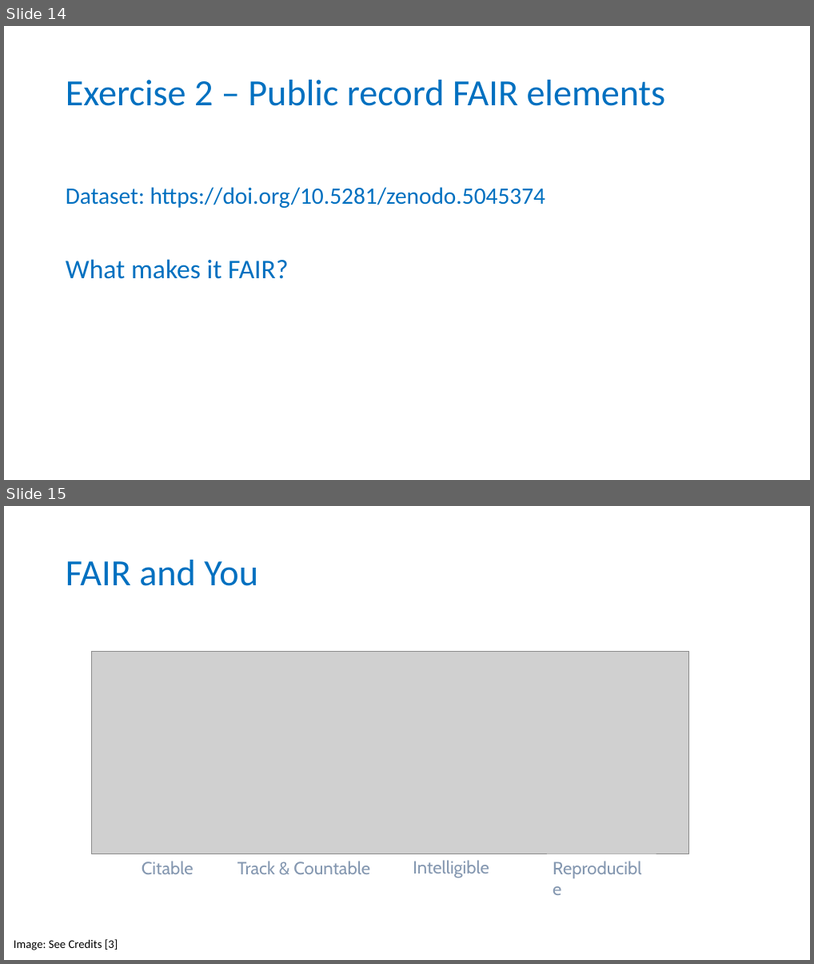
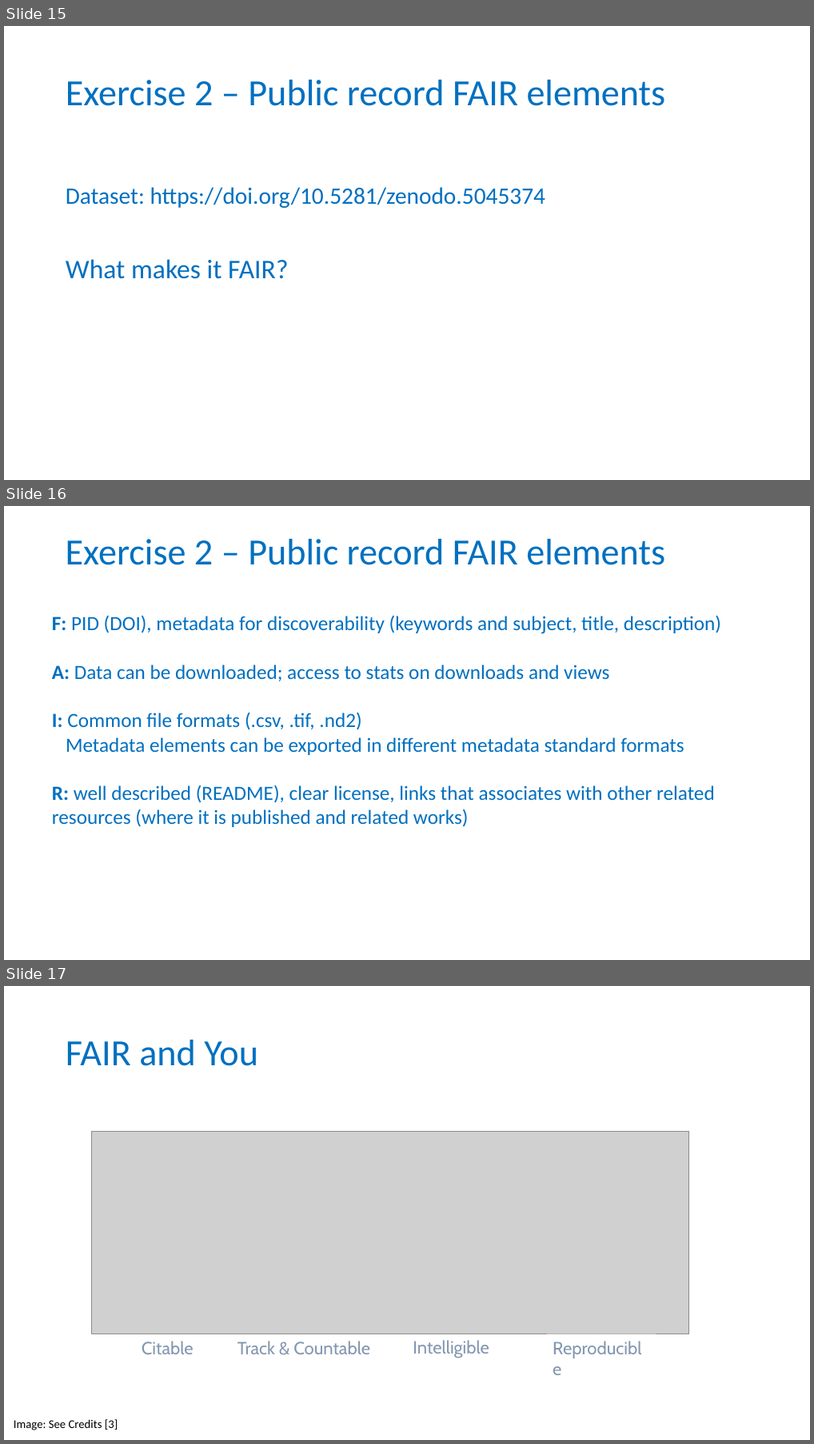
Before and after one commit to tobyhodges/probable-enigma, a slide deck: instructors/02-Being_FAIR.pptx. Shown one above the other, each under a label of ours: slides 14 and 15 before the commit, slides 15, 16 and 17 after it. The pictures are 814x964 and 814x1444 pixels, drawn with LibreOffice and Linux fonts; fonts in the diff are those of the drawing; grey boxes stand for pictures; background and template pictures are left out. Boxes give left, top, right and bottom in pixels: in the first picture for what was removed or moved away, otherwise in the second. Text is boxed around its words. In the diff, an @@ line names an element or a change of style, - is before the commit and + after.

Commit message:
added answer for ex2

```diff
--- a/instructors/02-Being_FAIR.pptx
+++ b/instructors/02-Being_FAIR.pptx
@@ slide 16 added at (x1=4, y1=506, x2=810, y2=960), background #FFFFFF @@
@@ text added at (x1=66, y1=539, x2=666, y2=565), 44 pt, text #0070C0 @@
+Exercise 2 – Public record FAIR elements
@@ text added at (x1=52, y1=615, x2=722, y2=827), 24 pt, text #0070C0 @@
+F: PID (DOI), metadata for discoverability (keywords and subject, title, description)
+A: Data can be downloaded; access to stats on downloads and views
+I: Common file formats (.csv, .tif, .nd2)
+Metadata elements can be exported in different metadata standard formats
+R: well described (README), clear license, links that associates with other related resources (where it is published and related works)
@@ what was slide 14 is now slide 15 @@
@@ what was slide 15 is now slide 17 @@
```
